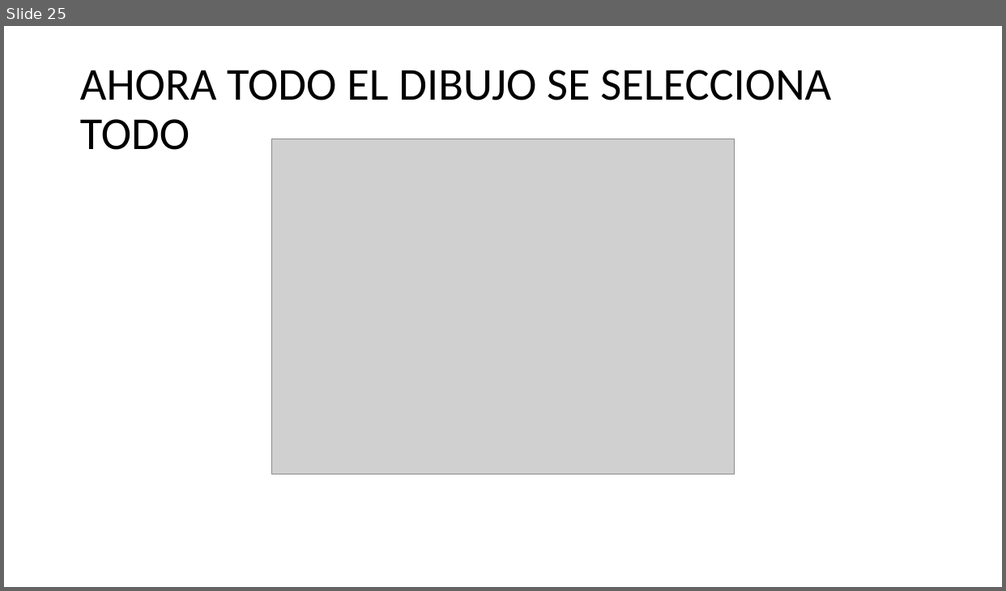
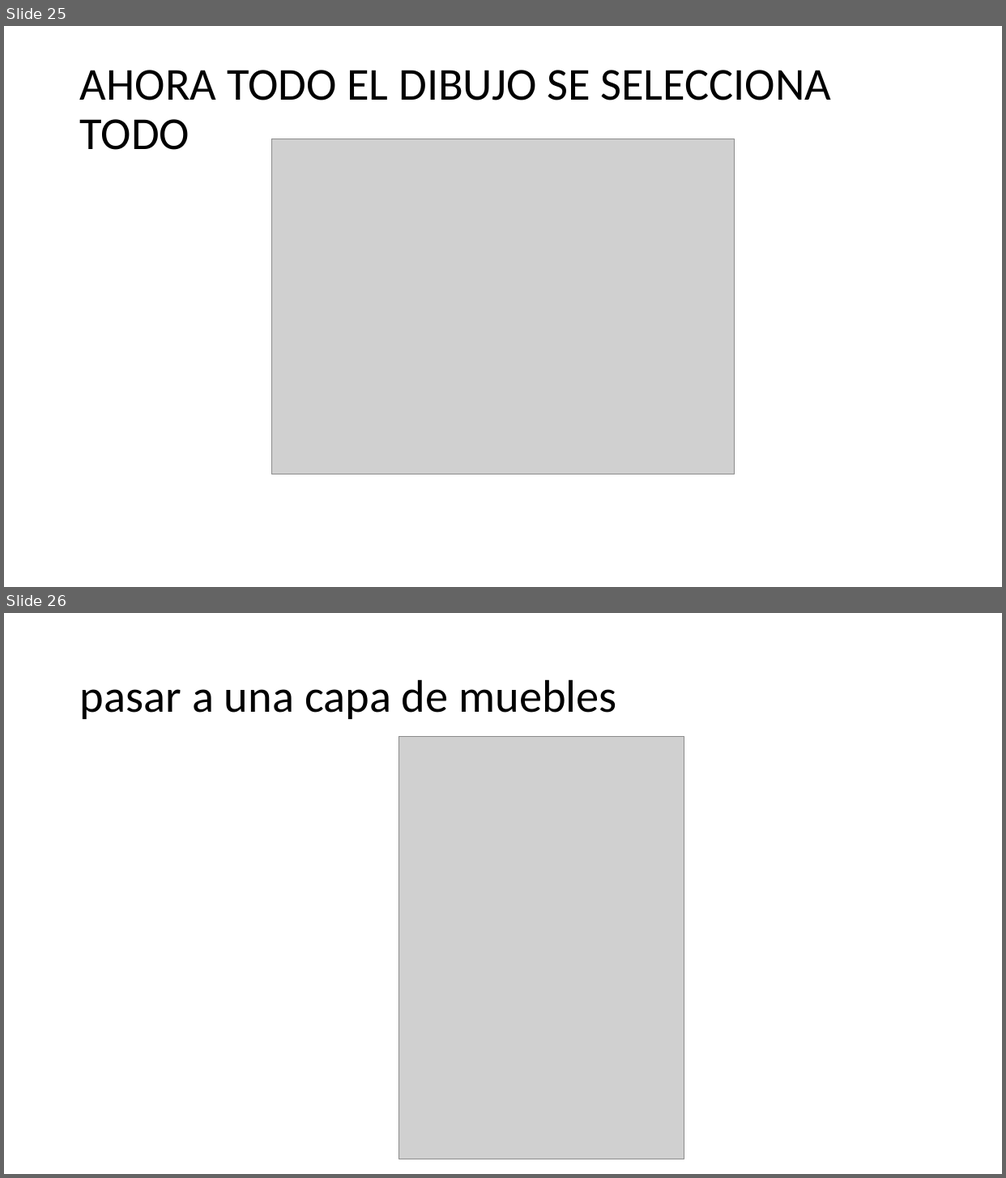
Before and after one commit to IvanRivera007/gitdocs-2026, a slide deck: AUTOCAD INTECAP/apuntes powerpoint/CLASE BLOQUES 11 MARZO.pptx. Shown one above the other, each under a label of ours: slide 25 before the commit, slides 25 and 26 after it. The pictures are 1006x591 and 1006x1178 pixels, drawn with LibreOffice and Linux fonts; fonts in the diff are those of the drawing; grey boxes stand for pictures. Boxes give left, top, right and bottom in pixels: in the first picture for what was removed or moved away, otherwise in the second. Text is boxed around its words. In the diff, an @@ line names an element or a change of style, - is before the commit and + after.

```diff
--- a/AUTOCAD INTECAP/apuntes powerpoint/CLASE BLOQUES 11 MARZO.pptx
+++ b/AUTOCAD INTECAP/apuntes powerpoint/CLASE BLOQUES 11 MARZO.pptx
@@ slide 26 added at <box>4,613,1002,1174</box>, background #FFFFFF @@
@@ title added at <box>80,679,616,719</box>, 44 pt, text #000000 @@
+pasar a una capa de muebles
@@ picture added at <box>399,736,684,1160</box> @@
```
Also in this commit, not shown: 26 other slides added, 2 other files.
